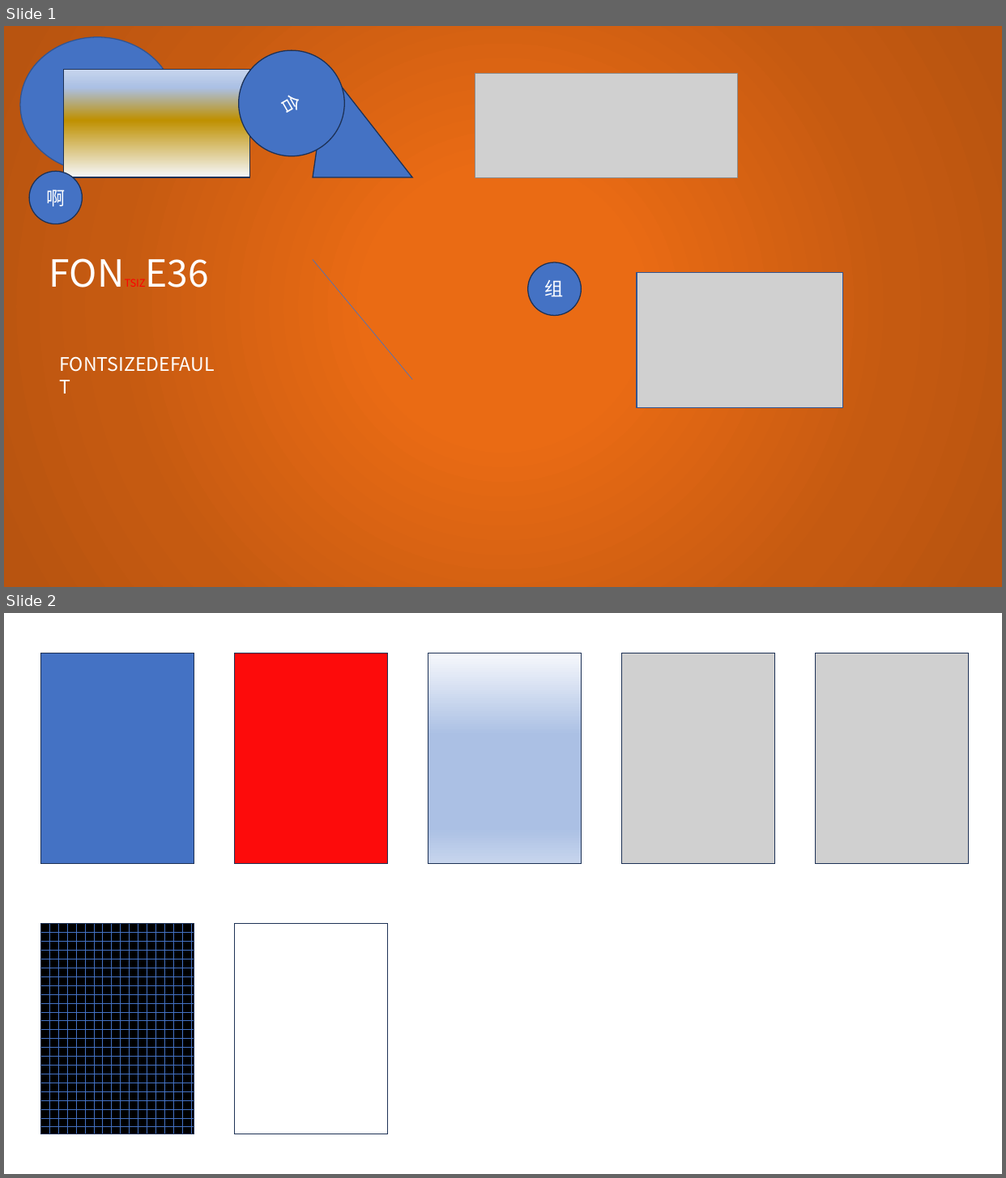
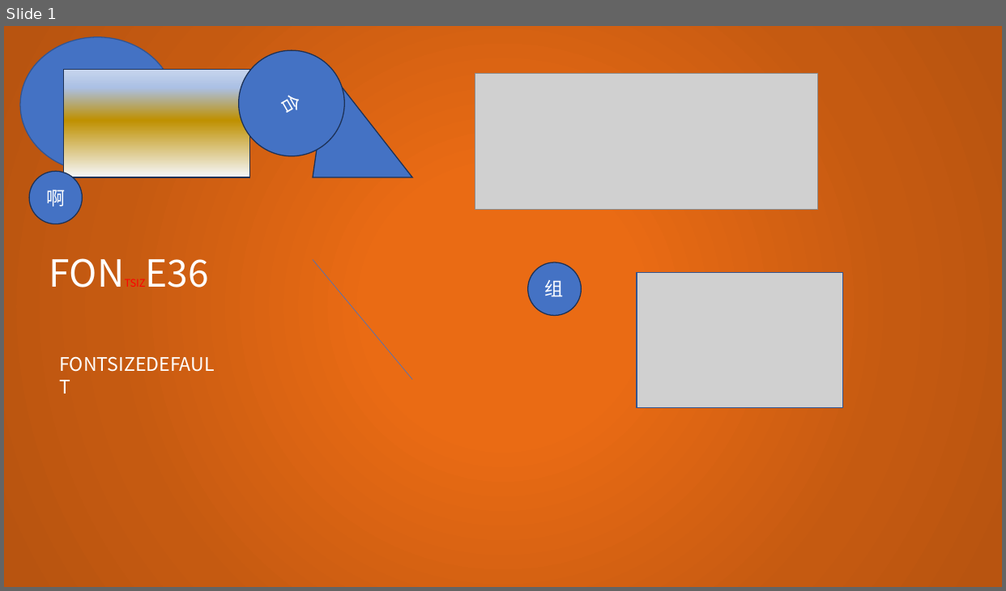
Before and after one commit to Howlcn1997/ooxml-parser, a slide deck: assets/ppt/simple.pptx. Shown one above the other, each under a label of ours: slides 1 and 2 before the commit, slide 1 after it. The pictures are 1006x1178 and 1006x591 pixels, drawn with LibreOffice and Linux fonts; fonts in the diff are those of the drawing; grey boxes stand for pictures. Boxes give left, top, right and bottom in pixels: in the first picture for what was removed or moved away, otherwise in the second. Text is boxed around its words. In the diff, an @@ line names an element or a change of style, - is before the commit and + after.

```diff
--- a/assets/ppt/simple.pptx
+++ b/assets/ppt/simple.pptx
@@ slide 2 removed at (4, 613, 1002, 1174), background #FFFFFF @@
@@ rectangle removed at (40, 653, 194, 863) @@
@@ rectangle removed at (235, 653, 388, 863) @@
@@ rectangle removed at (428, 653, 582, 863) @@
@@ picture removed at (621, 653, 775, 863) @@
@@ picture removed at (816, 653, 969, 863) @@
@@ rectangle removed at (40, 924, 194, 1134) @@
@@ rectangle removed at (235, 924, 388, 1134) @@
@@ slide 1 changed as well @@
@@ picture: place and size @@
-picture at (475, 74, 738, 178)
+picture at (475, 74, 818, 209)
```
Also in this commit, not shown: 2 slides added, 1 other slide removed, 14 other files.
